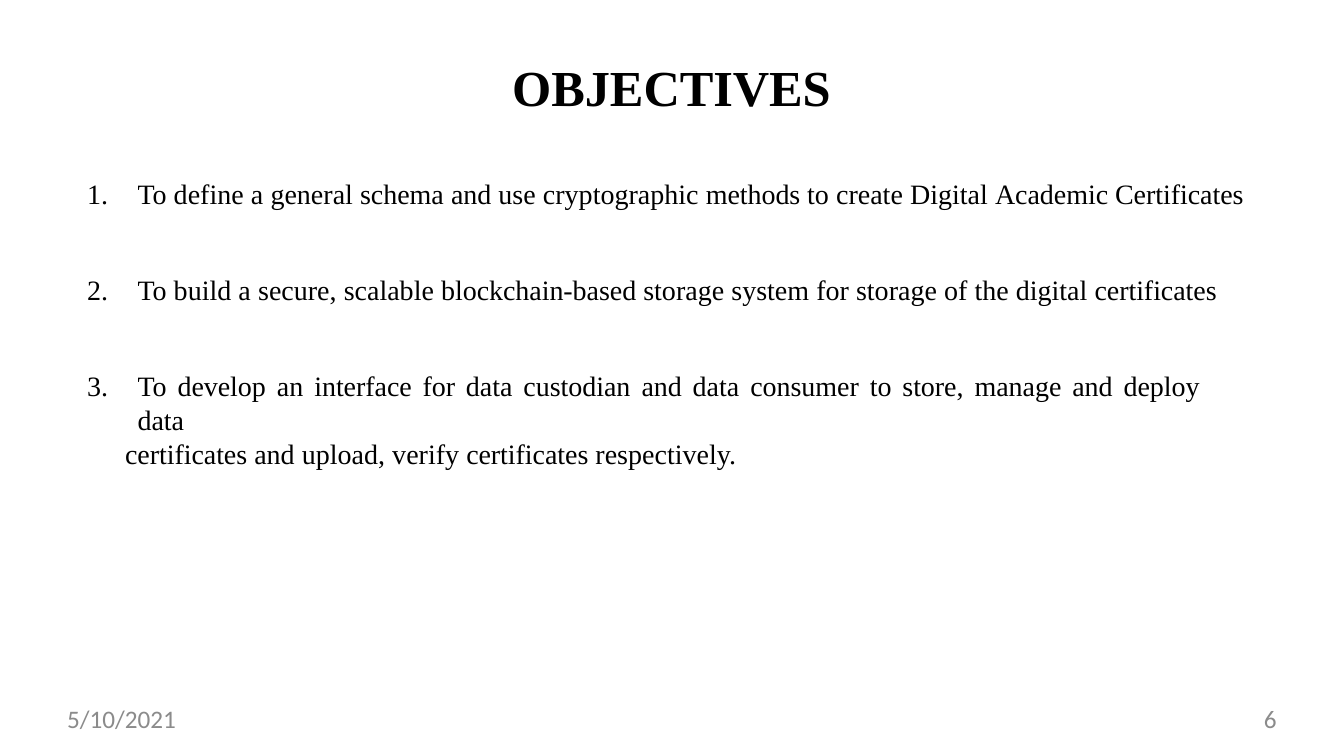
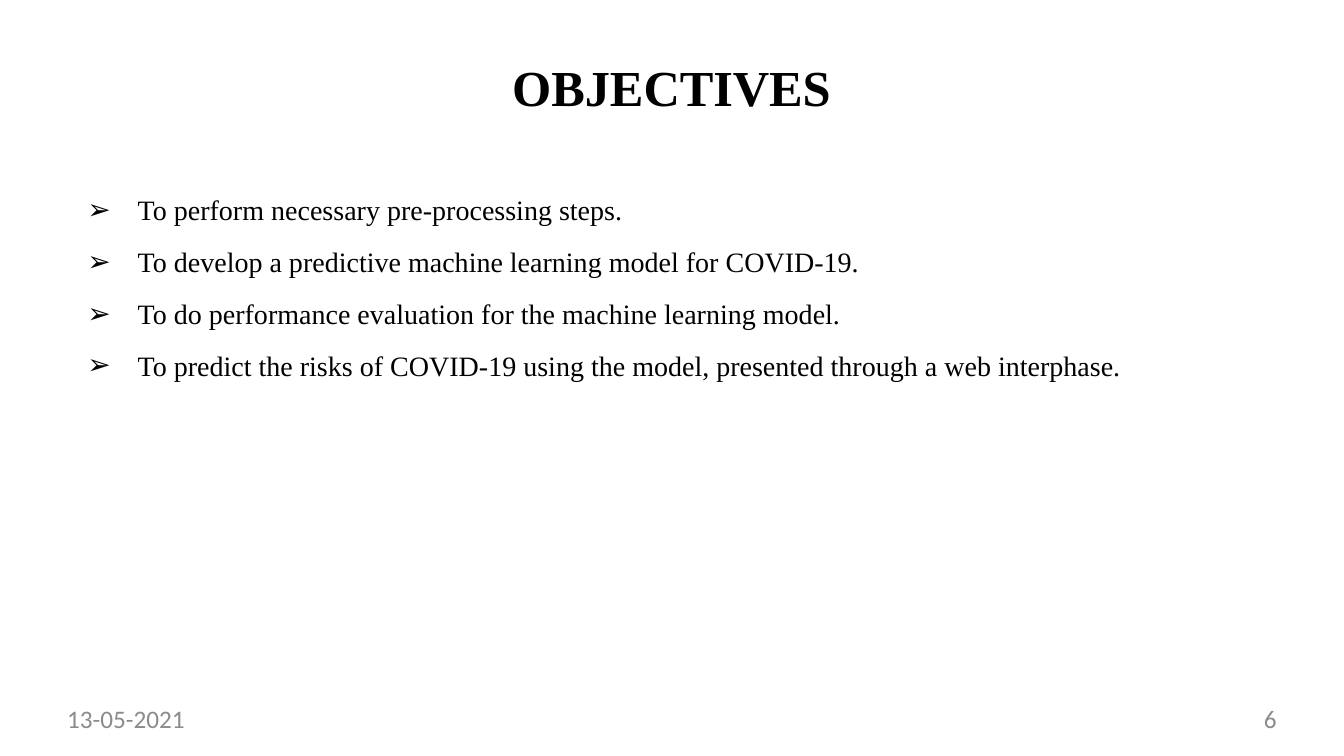
Before and after one commit to vikasbalu/Covid19_RiskCalc, a slide deck: slide 6 of presentation/Project Presentaion.pptx. Drawn at 1344x756 pixels with LibreOffice and Linux fonts; fonts in the diff are those of the drawing. Boxes give left, top, right and bottom in pixels: in the first picture for what was removed or moved away, otherwise in the second. Text is boxed around its words. In the diff, an @@ line names an element or a change of style, - is before the commit and + after.

```diff
--- a/presentation/Project Presentaion.pptx
+++ b/presentation/Project Presentaion.pptx
@@ text at (x1=138, y1=200, x2=1120, y2=382): text changed @@
-1. To define a general schema and use cryptographic methods to create Digital Academic Certificates
-2. To build a secure, scalable blockchain-based storage system for storage of the digital certificates
-3. To develop an interface for data custodian and data consumer to store, manage and deploy data
-certificates and upload, verify certificates respectively.
+➢ To perform necessary pre-processing steps.
+➢ To develop a predictive machine learning model for COVID-19.
+➢ To do performance evaluation for the machine learning model.
+➢ To predict the risks of COVID-19 using the model, presented through a web interphase.
@@ text at (x1=67, y1=712, x2=184, y2=728): text changed @@
-5/10/2021
+13-05-2021
```
Also in this commit, not shown: 22 other slides changed, 4 slides added, 6 slides removed.
